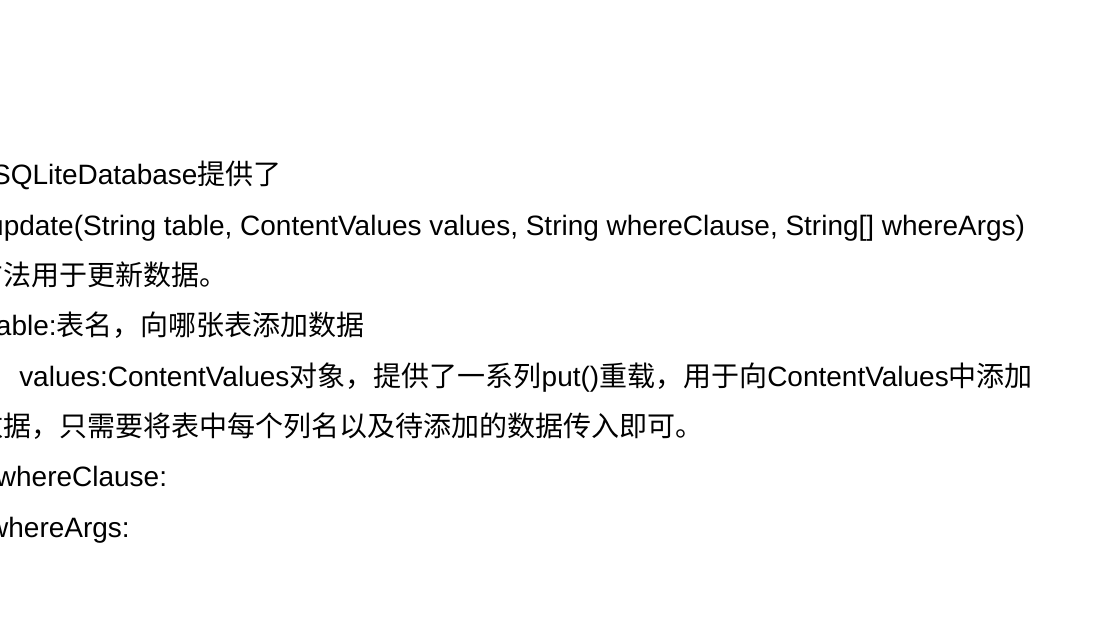
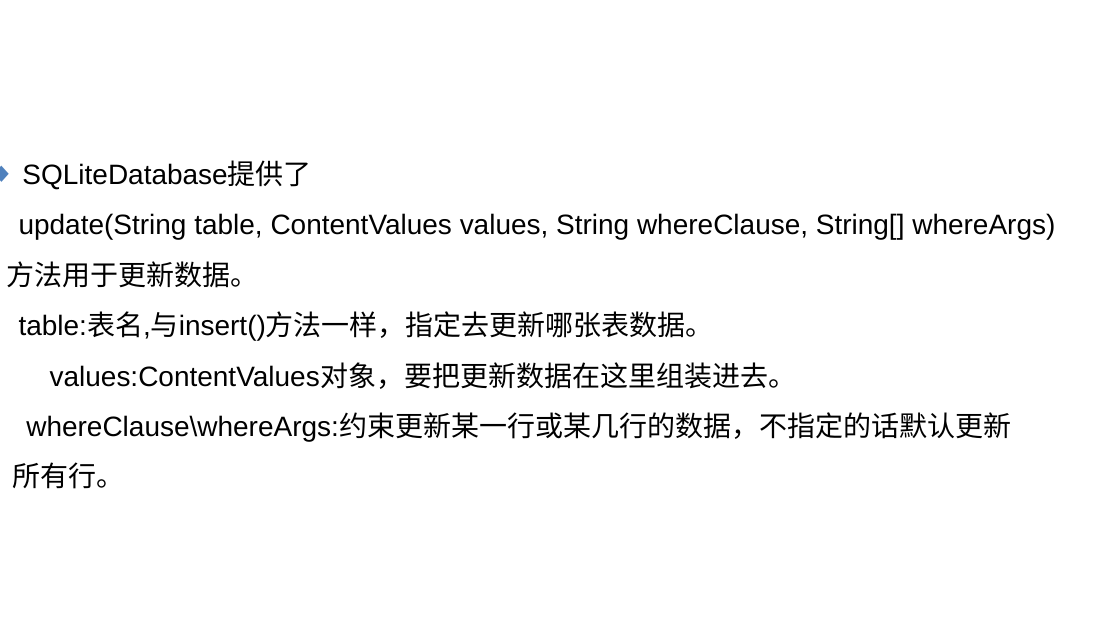
Before and after one commit to guoyang123/androidppt, a slide deck: slide 21 of 第六章数据存储/数据存储.ppt. Drawn at 1120x630 pixels with LibreOffice and Linux fonts; fonts in the diff are those of the drawing; background and template pictures are left out. Boxes give left, top, right and bottom in pixels: in the first picture for what was removed or moved away, otherwise in the second. Text is boxed around its words. In the diff, an @@ line names an element or a change of style, - is before the commit and + after.

Commit message:
sqlite5 update

```diff
--- a/第六章数据存储/数据存储.ppt
+++ b/第六章数据存储/数据存储.ppt
@@ text at box(13, 313, 1011, 489): text changed @@
-table:表名，向哪张表添加数据
-values:ContentValues对象，提供了一系列put()重载，用于向ContentValues中添加
-数据，只需要将表中每个列名以及待添加的数据传入即可。
-whereClause:
-whereArgs:
+table:表名,与insert()方法一样，指定去更新哪张表数据。
+values:ContentValues对象，要把更新数据在这里组装进去。
+whereClause\whereArgs:约束更新某一行或某几行的数据，不指定的话默认更新
+所有行。
```
